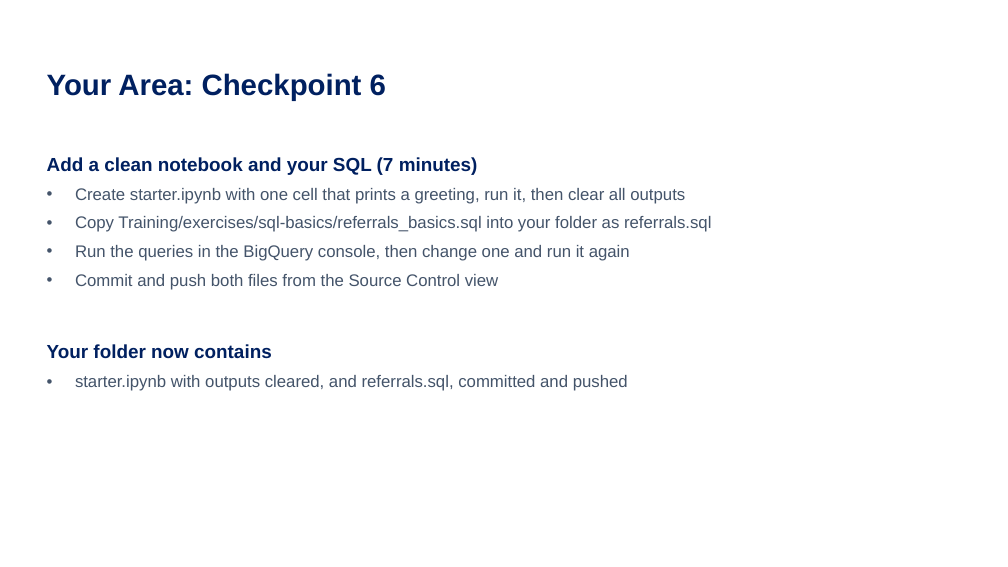
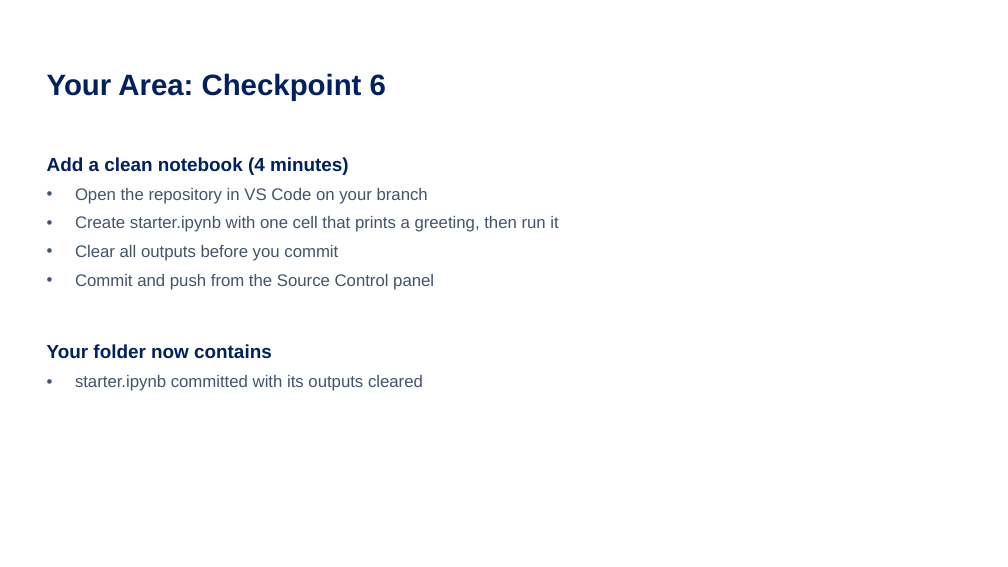
Before and after one commit to Aneurin-Bevan-University-Health-Board/biu_GitHub_Training, a slide deck: slide 47 of Training/GitHub_Training_Day.pptx (slide 48 before the commit). Drawn at 1008x567 pixels with LibreOffice and Linux fonts; fonts in the diff are those of the drawing. Boxes give left, top, right and bottom in pixels: in the first picture for what was removed or moved away, otherwise in the second. Text is boxed around its words. In the diff, an @@ line names an element or a change of style, - is before the commit and + after.

```diff
--- a/Training/GitHub_Training_Day.pptx
+++ b/Training/GitHub_Training_Day.pptx
@@ text at box(47, 157, 558, 290): text changed @@
-Add a clean notebook and your SQL (7 minutes)
-• Create starter.ipynb with one cell that prints a greeting, run it, then clear all outputs
-• Copy Training/exercises/sql-basics/referrals_basics.sql into your folder as referrals.sql
-• Run the queries in the BigQuery console, then change one and run it again
-• Commit and push both files from the Source Control view
+Add a clean notebook (4 minutes)
+• Open the repository in VS Code on your branch
+• Create starter.ipynb with one cell that prints a greeting, then run it
+• Clear all outputs before you commit
+• Commit and push from the Source Control panel
@@ text at box(75, 375, 423, 391): text changed @@
-• starter.ipynb with outputs cleared, and referrals.sql, committed and pushed
+• starter.ipynb committed with its outputs cleared
```
Also in this commit, not shown: 2 other slides changed, 17 other files.
